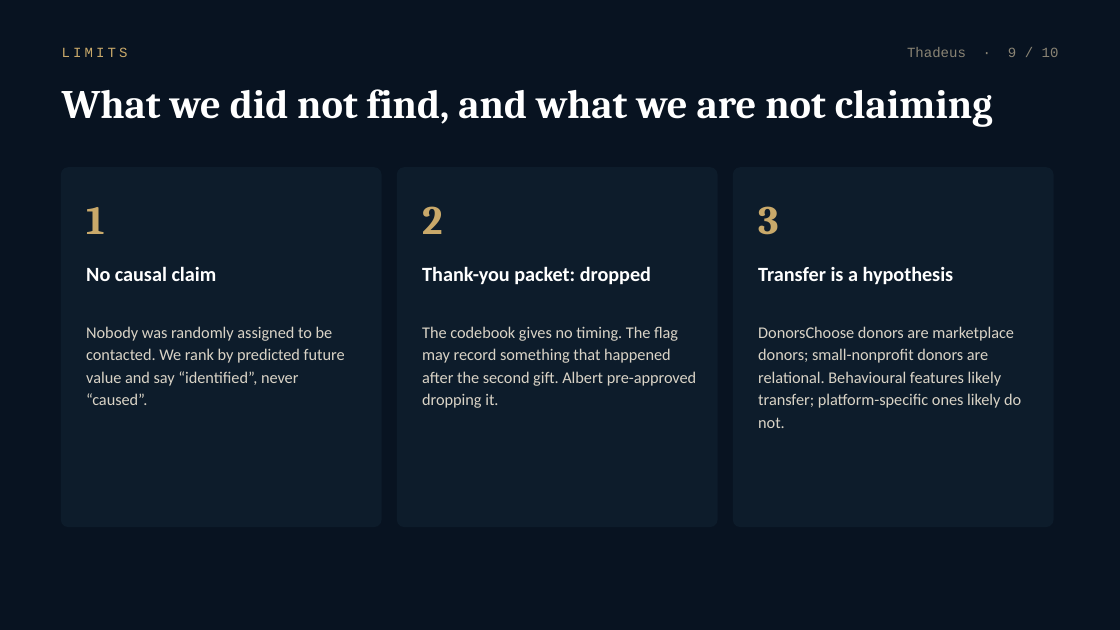
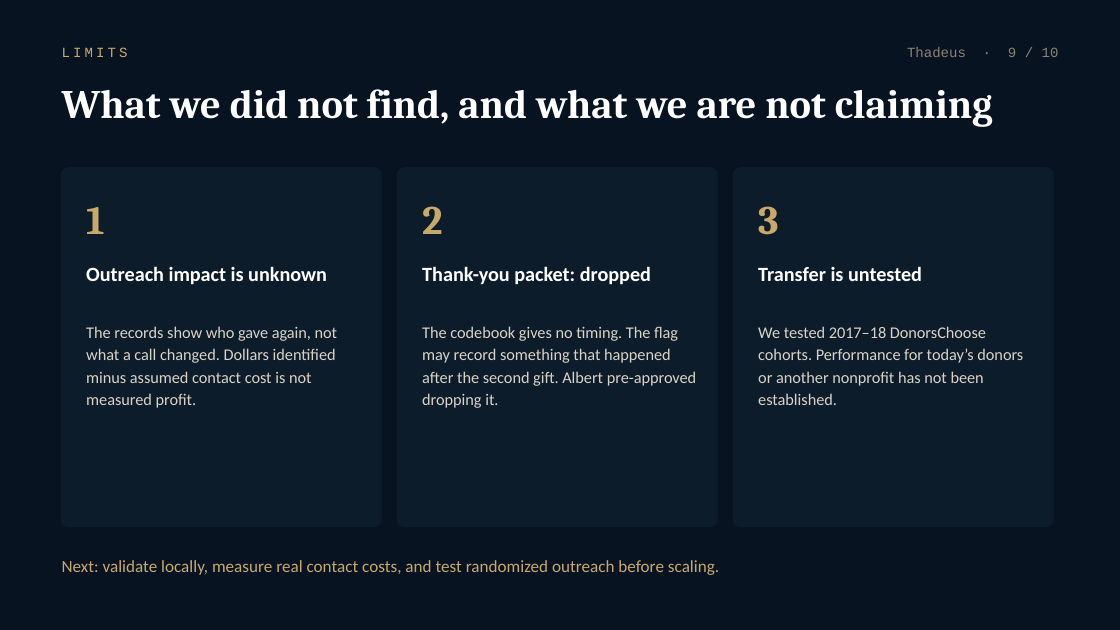
Before and after one commit to bakulbadwal/gbus8496-project, a slide deck: slide 9 of docs/slides/Group11_deck.pptx. Drawn at 1120x630 pixels with LibreOffice and Linux fonts; fonts in the diff are those of the drawing. Boxes give left, top, right and bottom in pixels: in the first picture for what was removed or moved away, otherwise in the second. Text is boxed around its words. In the diff, an @@ line names an element or a change of style, - is before the commit and + after.

Commit message:
Align evaluation with dollar ranking and complete error-analysis slides

```diff
--- a/docs/slides/Group11_deck.pptx
+++ b/docs/slides/Group11_deck.pptx
@@ text at (86, 266, 327, 285): text changed @@
-No causal claim
+Outreach impact is unknown
@@ text at (758, 266, 922, 281): text changed @@
-Transfer is a hypothesis
+Transfer is untested
@@ text at (86, 326, 337, 408): text changed @@
-Nobody was randomly assigned to be contacted. We rank by predicted future value and say “identified”, never “caused”.
+The records show who gave again, not what a call changed. Dollars identified minus assumed contact cost is not measured profit.
@@ text at (758, 326, 1023, 405): text changed @@
-DonorsChoose donors are marketplace donors; small-nonprofit donors are relational. Behavioural features likely transfer; platform-specific ones likely do not.
+We tested 2017–18 DonorsChoose cohorts. Performance for today’s donors or another nonprofit has not been established.
@@ text added at (62, 560, 719, 575), 11 pt, text #C9A96A @@
+Next: validate locally, measure real contact costs, and test randomized outreach before scaling.
```
Also in this commit, not shown: 3 other slides changed, 1 slide added, 1 slide removed, 20 other files.
